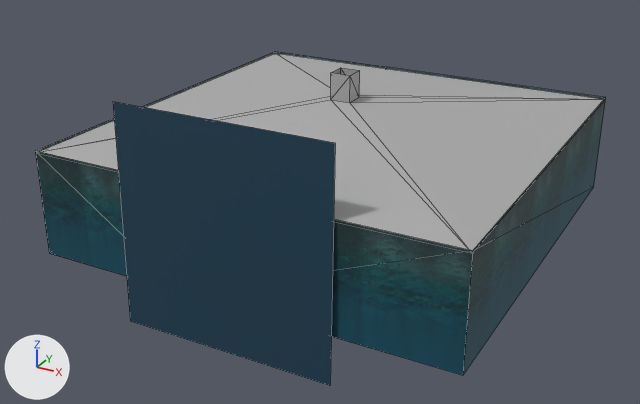
One commit to the OBJ model models/room_walls.obj: the scene before it, then after it.
Both versions are drawn from a 50 mm camera at (3.67, -7.17, 3.7) aimed at (-0.12, -0.27, 0.25). Arrows for +X, +Y and +Z are at lower left; the lights stay in place. Mesh edges are drawn as thin lines. Where no turn or scale is listed for an object, it has been applied to the vertices.
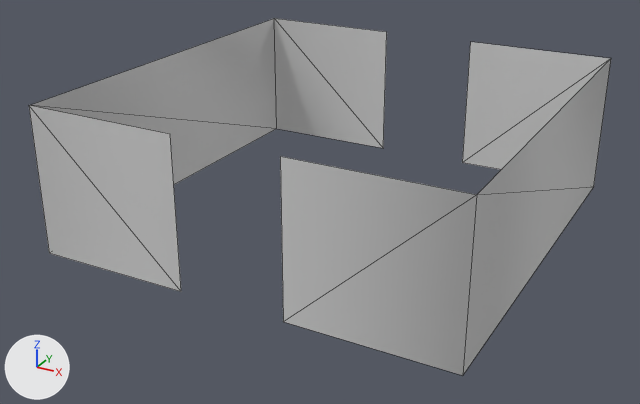
What differs and where, as boxes (x1, y1, x2, y2) in the pictures (640 x 404 px; the box of a moved part takes in the faces that stretch with it):
'default.001', reshaped (7% taller): before (35, 52, 606, 386); after (29, 18, 611, 375)
'default.002', deleted: before (39, 53, 604, 251)
'default.003', deleted: before (73, 260, 440, 369)
part 1 of me_default_001, deleted (blue): before (113, 102, 335, 386)
part 2 of me_default_001, moved or reshaped: before (36, 52, 606, 250); after (29, 18, 611, 195)
part 3 of me_default_001, recoloured (cyan to grey): before (35, 150, 593, 375); after (29, 106, 593, 375)

The change in detail:
Material 'Default' (mat_default) is new.
Its base color is (0.64, 0.64, 0.64) (light grey #d1d1d1).
Its roughness is 0.69.
me_default_001 is used by ob_default_001; location (0.0, 0.0, 0.0).
me_default_001 had 20 vertices, 13 faces and spanned x -2.0..2.0, y -2.06..2.0, z -0.41..1.59.
me_default_001 no longer uses material mat_default_001 (picture img_stone_wall_png).
me_default_001 now has 16 vertices, 12 faces and spans x -2.0..2.0, y -2.0..2.0, z 0.0..1.41.
me_default_001 part 1: the loose piece of 4 vertices spanning x -1.04..0.96, y -2.06..-2.01, z -0.41..1.59 is deleted.
Part 2, on me_default_001:
4 vertices are removed from x -2.0..2.0, y 2.0, z 0.0..1.0.
6 faces are deleted.
3 vertices in x -2.0..2.0, y -2.0..2.0, z 1.0 move by (0.0, 0.0, 0.41).
3 vertices move from x -0.5, y -2.0, z 0.0..1.0 to x -0.5..0.5, y -2.0, z 0.01..1.4.
4 vertices are added at (-2.0, 2.0, 1.41), (2.0, 2.0, 1.41), (0.5, 2.0, 1.41), (0.5, 2.0, 0.0).
6 new faces join them.
me_default_001 part 3: 6 faces spanning x -2.0..2.0, y -2.0..2.0, z 0.0..1.41 switch from mat_default_001_stone_wall_png (picture img_stone_wall_png) to mat_default (light grey #d1d1d1).
me_default_001 part 4: the surface is now shaded smooth.
Object 'default.002' (ob_default_002) is deleted.
Object 'default.003' (ob_default_003) is deleted.
